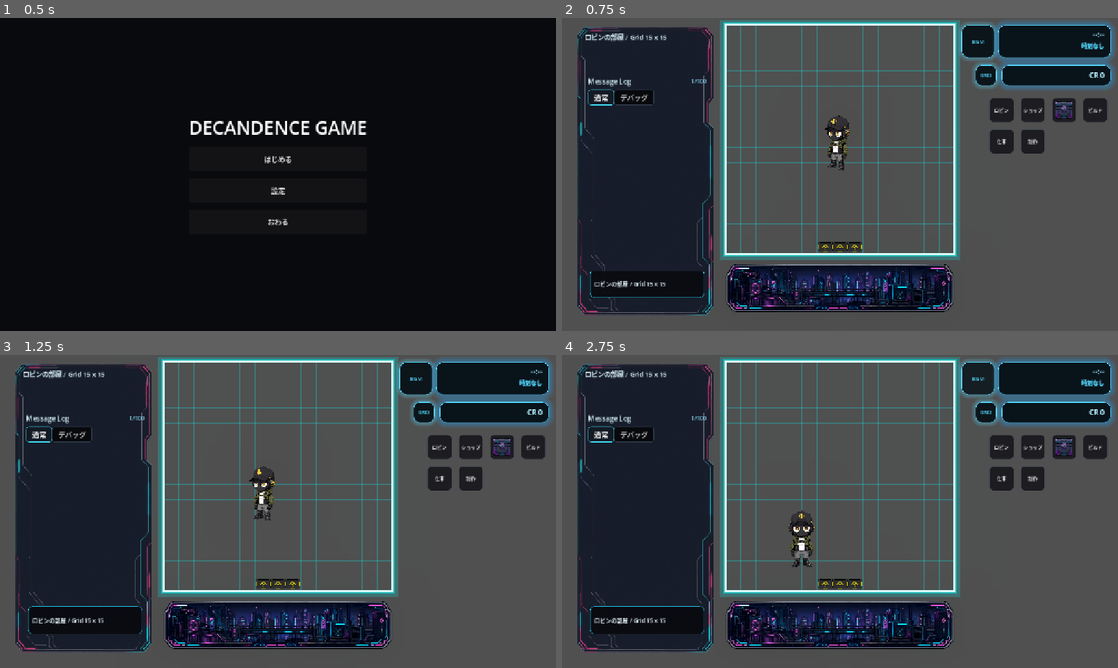
Above: before the commit, frames 1-4 (two rows, left to right).
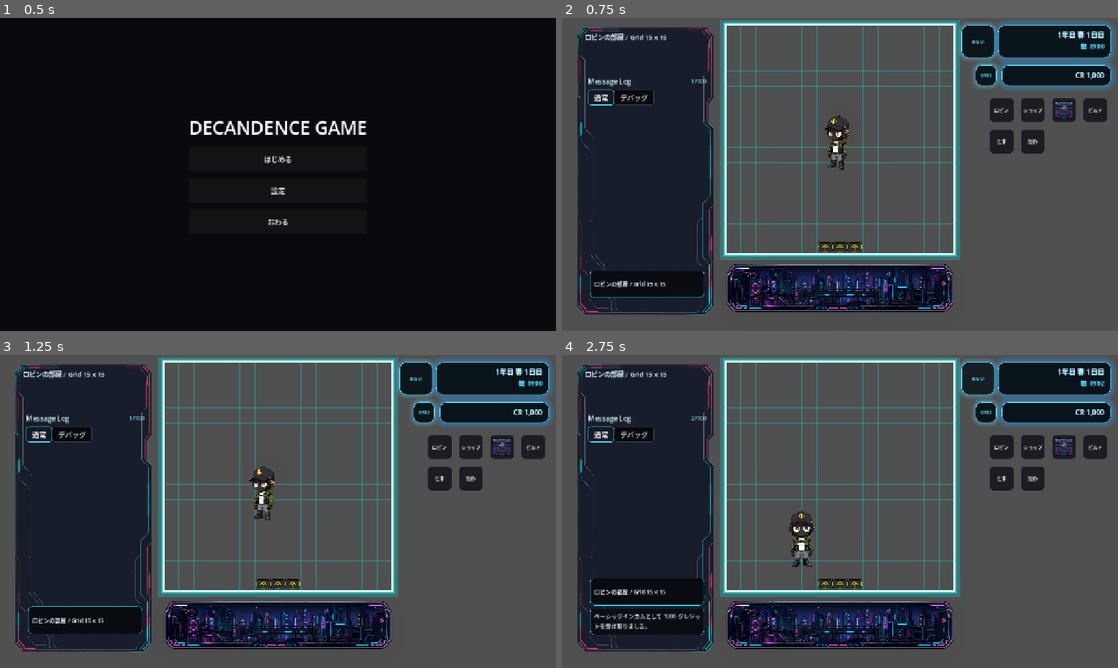
Above: after the commit, the same moments.

Repository: grimoire1089-coder/optimistic
Game: Godot game, scene res://Scenes/Boot/TitleScene.tscn
Same seed, same stepped clock (60 frames per second), same inputs: the game is played once before the commit and once after it. Sound files missing from this copy of the repository are replaced by a short silence.
Inputs:
- Up to frame 1 (0.5 s): no input
- Up to frame 2 (0.75 s): click "はじめる" at 0.5 s
- Up to frame 3 (1.25 s): no input
- Up to frame 4 (2.75 s): click "BGM" at 1.25 s; click "OFF" at 2 s

Frame 1 is identical in both runs. In frame 2, 0.3% of the frame differs, in the area x 89-98%, y 4-20%; in frame 3, 0.3%; in frame 4, 2.6%, in the area x 5-98%, y 4-90%.
Error before the commit: Parse Error: Function "_advance_one_minute()" not found in base self. (res://Scripts/Systems/Time/GameClock.gd:118)

Commit message:
Restore game clock minute advance function

Diff:
--- a/Scripts/Systems/Time/GameClock.gd
+++ b/Scripts/Systems/Time/GameClock.gd
@@ -116,6 +116,16 @@
 
 	for i in range(minutes):
 		_advance_one_minute()
+
+
+func _advance_one_minute() -> void:
+	minute_of_day += 1
+	if minute_of_day >= MINUTES_PER_DAY:
+		minute_of_day = 0
+		day += 1
+		day_changed.emit(day)
+
+	emit_time_signals(false)
 
 
 func set_time(new_day: int, new_hour: int, new_minute: int) -> void:
